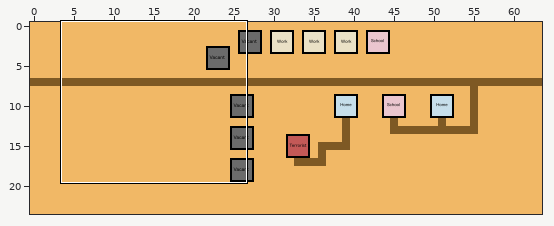
Tiled map (JSON), stored at map/map.json. Above, an overview of the earlier version with the close-up marked.
Close-up. The starting point:
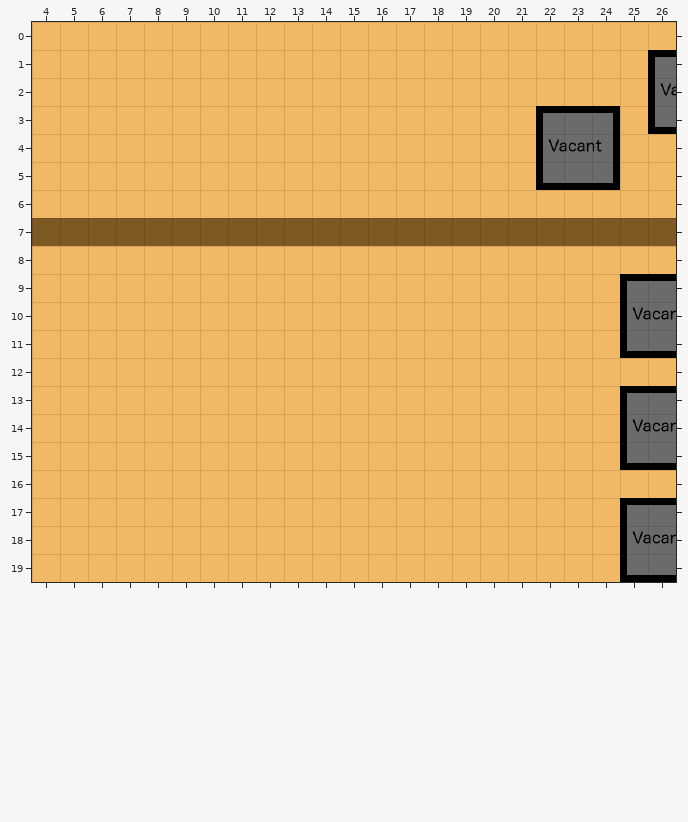
Cells are 64x64 px. Shown: x 4..26, y 0..19. The commit also changed other parts of the map, which this record leaves out.
Now the later version:
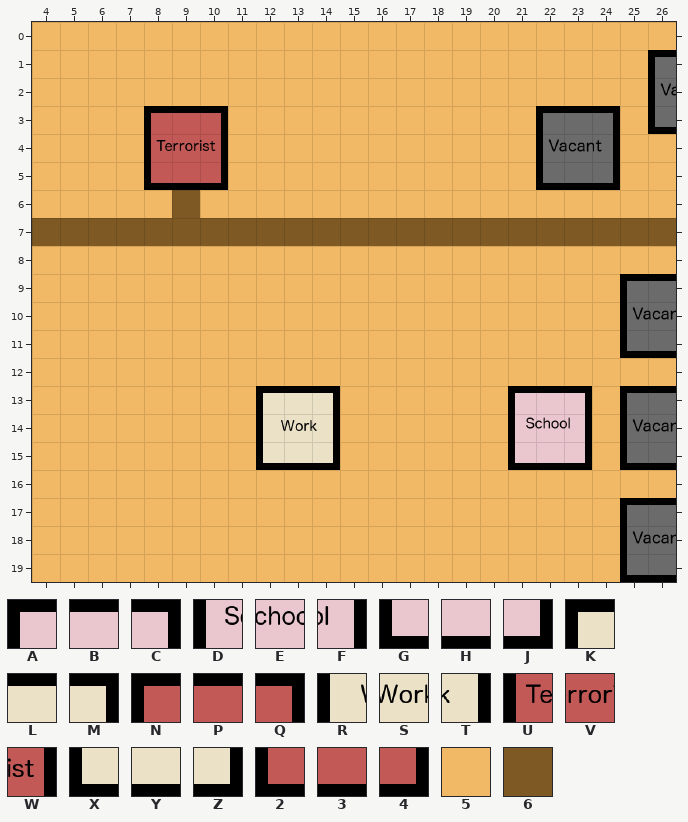
Key: from "tiles": A 3, B 4, C 5, D 11, E 12, F 13, G 19, H 20, J 21, K 24, L 25, M 26, N 27, P 28, Q 29, R 32, S 33, T 34, U 35, V 36, W 37, X 40, Y 41, Z 42, 2 43, 3 44, 4 45, 5 48, 6 50.
_ is an empty cell.
Difference:
Layer "Tile Layer 1":
Tile 5 becomes tile 2 in row 5 at x 8.
Tile 5 becomes tile 3 in row 5 at x 9.
Tile 5 becomes tile 4 in row 5 at x 10.
Tile 5 becomes tile 6 in row 6 at x 9.
Tile 5 becomes tile A in row 13 at x 21.
Tile 5 becomes tile B in row 13 at x 22.
Tile 5 becomes tile C in row 13 at x 23.
Tile 5 becomes tile D in row 14 at x 21.
Tile 5 becomes tile E in row 14 at x 22.
Tile 5 becomes tile F in row 14 at x 23.
Tile 5 becomes tile G in row 15 at x 21.
Tile 5 becomes tile H in row 15 at x 22.
Tile 5 becomes tile J in row 15 at x 23.
Tile 5 becomes tile K in row 13 at x 12.
Tile 5 becomes tile L in row 13 at x 13.
Tile 5 becomes tile M in row 13 at x 14.
Tile 5 becomes tile N in row 3 at x 8.
Tile 5 becomes tile P in row 3 at x 9.
Tile 5 becomes tile Q in row 3 at x 10.
Tile 5 becomes tile R in row 14 at x 12.
Tile 5 becomes tile S in row 14 at x 13.
Tile 5 becomes tile T in row 14 at x 14.
Tile 5 becomes tile U in row 4 at x 8.
Tile 5 becomes tile V in row 4 at x 9.
Tile 5 becomes tile W in row 4 at x 10.
Tile 5 becomes tile X in row 15 at x 12.
Tile 5 becomes tile Y in row 15 at x 13.
Tile 5 becomes tile Z in row 15 at x 14.
